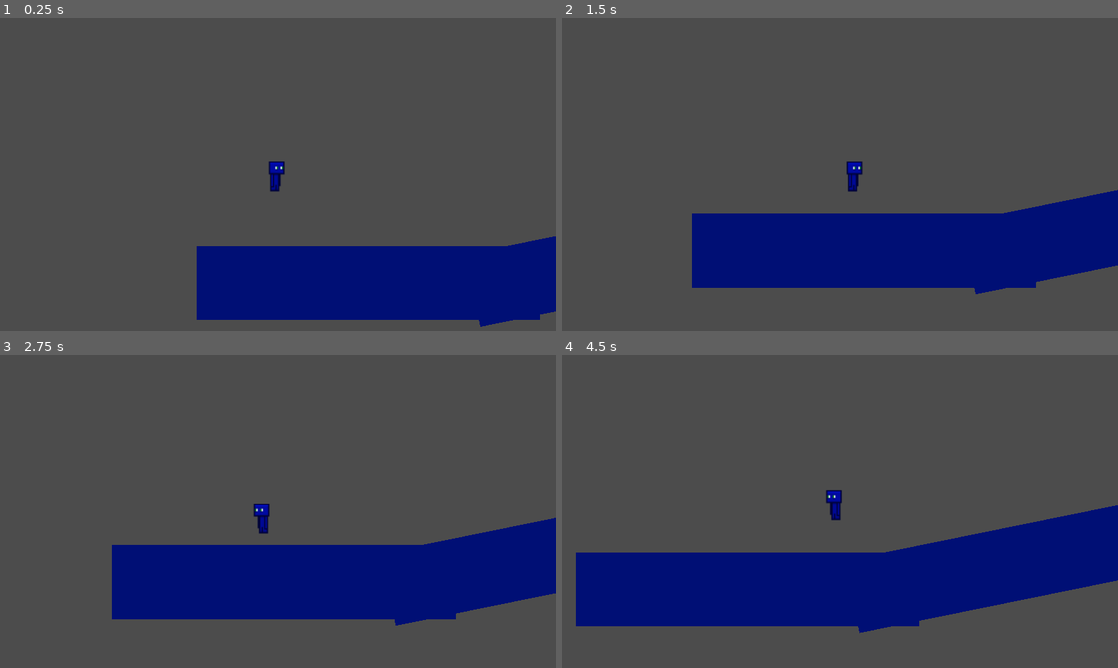
Above: before the commit, frames 1-4 (two rows, left to right).
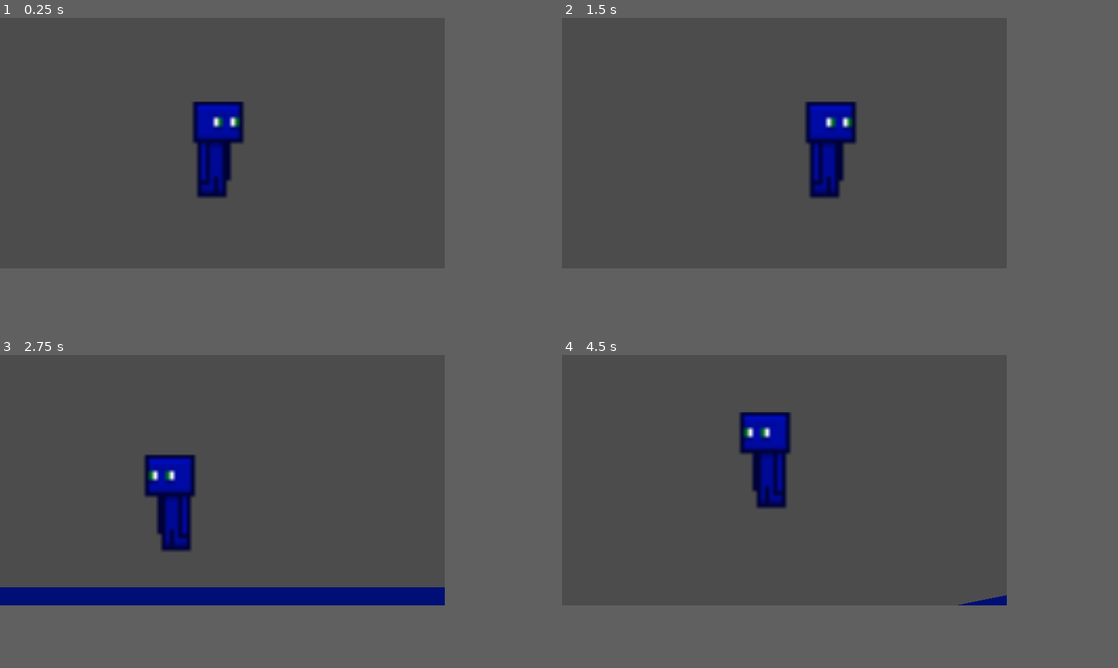
Above: after the commit, the same moments.

Repository: YaManTarzan/Roguelike
Game: Godot game, scene res://scenes/test/PlayerTest.tscn
Two runs of this game, one before a commit and one after it. Both use one fixed random seed, a clock stepped at 60 frames per second and the inputs below.
Inputs (mouse positions are in pixels of both pictures, inside the frame that each line leads up to):
- Up to frame 1 (0.25 s): no input
- Up to frame 2 (1.5 s): move the mouse to (962, 158) at 0.52 s; hold W (up) 0.53-1.28 s; hold D (right) from 0.53 s (still down); move the mouse to (728, 190) at 1.27 s; tap W (up) at 1.35 s
- Up to frame 3 (2.75 s): tap W (up) at 1.52, 1.82 s; move the mouse to (333, 442) at 2.02 s; release D (right) at 2.03 s; hold A (left) from 2.03 s (still down); hold W (up) from 2.03 s (still down)
- Up to frame 4 (4.5 s): move the mouse to (812, 574) at 2.77 s; release A (left) at 2.78 s; release W (up) at 2.78 s; hold D (right) 2.78-4.28 s; tap W (up) at 2.85, 3.02, 3.32, 4.35 s; move the mouse to (1006, 558) at 3.52 s; hold W (up) 3.53-4.28 s; move the mouse to (673, 464) at 4.27 s; hold A (left) from 4.28 s (still down)
In our replay, the window is 800x450 before the commit and 640x360 after it. These sizes can differ from the game's own. Grey fills any space a smaller window leaves; there, only what the larger window draws over its background counts as a difference.

The runs differ from the first frame. In frame 1, 18% of the frame differs, in the area x 34-100%, y 26-99%; in frame 2, 21%; in frame 3, 19%; in frame 4, 26%, in the area x 2-100%, y 18-89%.

Commit message:
Added MainMenu assets and logic

Diff:
--- /dev/null
+++ b/Intro.gd
@@ -0,0 +1,11 @@
+extends Node2D
+
+
+func _ready():
+
+	yield(get_tree().create_timer(3), "timeout")
+	$AnimationPlayer.play("FadeIn")
+	yield(get_tree().create_timer(6), "timeout")
+	$AnimationPlayer.play("FadeOut")
+	yield(get_tree().create_timer(6), "timeout")
+	get_tree().change_scene("res://scenes/MainMenu.tscn")
--- /dev/null
+++ b/assets/ui/MainMenu.tscn
@@ -0,0 +1,81 @@
+[gd_scene load_steps=8 format=2]
+
+[ext_resource path="res://src/game/ui/Barbados.otf" type="DynamicFontData" id=1]
+
+[sub_resource type="DynamicFont" id=1]
+size = 8
+outline_size = 1
+outline_color = Color( 0, 0, 0, 1 )
+font_data = ExtResource( 1 )
+
+[sub_resource type="StyleBoxEmpty" id=3]
+
+[sub_resource type="StyleBoxEmpty" id=4]
+
+[sub_resource type="StyleBoxEmpty" id=6]
+
+[sub_resource type="StyleBoxEmpty" id=5]
+
+[sub_resource type="StyleBoxEmpty" id=2]
+
+[node name="Control" type="Control"]
+anchor_right = 1.0
+anchor_bottom = 1.0
+
+[node name="VBoxContainer" type="VBoxContainer" parent="."]
+margin_left = 13.0
+margin_top = 164.0
+margin_right = 215.0
+margin_bottom = 230.0
+custom_constants/separation = 10
+
+[node name="Play" type="Button" parent="VBoxContainer"]
+margin_right = 202.0
+margin_bottom = 9.0
+custom_fonts/font = SubResource( 1 )
+custom_styles/hover = SubResource( 3 )
+custom_styles/pressed = SubResource( 4 )
+custom_styles/focus = SubResource( 6 )
+custom_styles/disabled = SubResource( 5 )
+custom_styles/normal = SubResource( 2 )
+text = "PLAY"
+align = 0
+
+[node name="Options" type="Button" parent="VBoxContainer"]
+margin_top = 19.0
+margin_right = 202.0
+margin_bottom = 28.0
+custom_fonts/font = SubResource( 1 )
+custom_styles/hover = SubResource( 3 )
+custom_styles/pressed = SubResource( 4 )
+custom_styles/focus = SubResource( 6 )
+custom_styles/disabled = SubResource( 5 )
+custom_styles/normal = SubResource( 2 )
+text = "OPTIONS"
+align = 0
+
+[node name="PatchNotes" type="Button" parent="VBoxContainer"]
+margin_top = 38.0
+margin_right = 202.0
+margin_bottom = 47.0
+custom_fonts/font = SubResource( 1 )
+custom_styles/hover = SubResource( 3 )
+custom_styles/pressed = SubResource( 4 )
+custom_styles/focus = SubResource( 6 )
+custom_styles/disabled = SubResource( 5 )
+custom_styles/normal = SubResource( 2 )
+text = "PATCH NOTES"
+align = 0
+
+[node name="QuitGame" type="Button" parent="VBoxContainer"]
+margin_top = 57.0
+margin_right = 202.0
+margin_bottom = 66.0
+custom_fonts/font = SubResource( 1 )
+custom_styles/hover = SubResource( 3 )
+custom_styles/pressed = SubResource( 4 )
+custom_styles/focus = SubResource( 6 )
+custom_styles/disabled = SubResource( 5 )
+custom_styles/normal = SubResource( 2 )
+text = "QUIT GAME"
+align = 0
--- a/project.godot
+++ b/project.godot
@@ -17,13 +17,15 @@
 [autoload]
 
 Inventory="*res://scenes/Inventory.tscn"
+music="*res://scenes/Music.tscn"
 
 [display]
 
-window/size/width=1280
-window/size/height=720
+window/size/width=320
+window/size/height=180
+window/size/test_width=1280
+window/size/test_height=720
 window/stretch/mode="2d"
-window/stretch/aspect="keep"
 
 [gui]
 
--- /dev/null
+++ b/scenes/Intro.tscn
@@ -0,0 +1,110 @@
+[gd_scene load_steps=10 format=2]
+
+[ext_resource path="res://Intro.gd" type="Script" id=1]
+[ext_resource path="res://assets/Fonts/Roboto-Medium.ttf" type="DynamicFontData" id=2]
+[ext_resource path="res://assets/Fonts/QuartzoBold-W9lv.ttf" type="DynamicFontData" id=3]
+
+[sub_resource type="Animation" id=3]
+resource_name = "FadeIn"
+tracks/0/type = "value"
+tracks/0/path = NodePath("ColorRect2:color")
+tracks/0/interp = 1
+tracks/0/loop_wrap = true
+tracks/0/imported = false
+tracks/0/enabled = true
+tracks/0/keys = {
+"times": PoolRealArray( 0, 1 ),
+"transitions": PoolRealArray( 1, 1 ),
+"update": 0,
+"values": [ Color( 0, 0, 0, 1 ), Color( 0, 0, 0, 0 ) ]
+}
+
+[sub_resource type="Animation" id=5]
+resource_name = "FadeOut"
+tracks/0/type = "value"
+tracks/0/path = NodePath("ColorRect2:color")
+tracks/0/interp = 1
+tracks/0/loop_wrap = true
+tracks/0/imported = false
+tracks/0/enabled = true
+tracks/0/keys = {
+"times": PoolRealArray( 0, 1 ),
+"transitions": PoolRealArray( 1, 1 ),
+"update": 0,
+"values": [ Color( 0, 0, 0, 0 ), Color( 0, 0, 0, 1 ) ]
+}
+
+[sub_resource type="Animation" id=4]
+length = 0.001
+tracks/0/type = "value"
+tracks/0/path = NodePath("ColorRect2:color")
+tracks/0/interp = 1
+tracks/0/loop_wrap = true
+tracks/0/imported = false
+tracks/0/enabled = true
+tracks/0/keys = {
+"times": PoolRealArray( 0 ),
+"transitions": PoolRealArray( 1 ),
+"update": 0,
+"values": [ Color( 0, 0, 0, 1 ) ]
+}
+
+[sub_resource type="DynamicFont" id=1]
+size = 8
+font_data = ExtResource( 2 )
+
+[sub_resource type="DynamicFont" id=2]
+size = 32
+font_data = ExtResource( 3 )
+
+[sub_resource type="Environment" id=6]
+background_mode = 4
+glow_enabled = true
+glow_intensity = 0.38
+glow_strength = 0.92
+glow_blend_mode = 1
+
+[node name="Intro" type="Node2D"]
+script = ExtResource( 1 )
+
+[node name="ColorRect" type="ColorRect" parent="."]
+margin_left = -32.0
+margin_top = -64.0
+margin_right = 8.0
+margin_bottom = -24.0
+rect_scale = Vector2( 9.65239, 7.12637 )
+color = Color( 0.0470588, 0.0156863, 0.0588235, 1 )
+
+[node name="AnimationPlayer" type="AnimationPlayer" parent="."]
+anims/FadeIn = SubResource( 3 )
+anims/FadeOut = SubResource( 5 )
+anims/RESET = SubResource( 4 )
+
+[node name="AGAMRBY" type="Label" parent="."]
+modulate = Color( 1.2, 1.2, 1.2, 1 )
+margin_left = 136.0
+margin_top = 64.0
+margin_right = 176.0
+margin_bottom = 74.0
+custom_fonts/font = SubResource( 1 )
+text = "A GAME BY"
+
+[node name="Label" type="Label" parent="."]
+modulate = Color( 1.2, 1.2, 1.2, 1 )
+margin_left = 80.0
+margin_top = 80.0
+margin_right = 225.0
+margin_bottom = 112.0
+custom_fonts/font = SubResource( 2 )
+text = "TEAM-SIX"
+
+[node name="ColorRect2" type="ColorRect" parent="."]
+margin_left = -8.0
+margin_top = -8.0
+margin_right = 32.0
+margin_bottom = 32.0
+rect_scale = Vector2( 8.36205, 5.07189 )
+color = Color( 0, 0, 0, 1 )
+
+[node name="WorldEnvironment" type="WorldEnvironment" parent="."]
+environment = SubResource( 6 )
--- /dev/null
+++ b/scenes/ItemRarityParticle.tscn
@@ -0,0 +1,51 @@
+[gd_scene load_steps=10 format=2]
+
+[ext_resource path="res://src/game/textures/random_selection.png" type="Texture" id=1]
+
+[sub_resource type="CanvasItemMaterial" id=1]
+blend_mode = 1
+particles_animation = true
+particles_anim_h_frames = 3
+particles_anim_v_frames = 1
+particles_anim_loop = true
+
+[sub_resource type="Curve" id=2]
+min_value = 0.99
+
+[sub_resource type="CurveTexture" id=3]
+curve = SubResource( 2 )
+
+[sub_resource type="Gradient" id=4]
+offsets = PoolRealArray( 0, 0.47619, 1 )
+colors = PoolColorArray( 0, 0, 0, 1, 1, 1, 1, 1, 0, 0, 0, 1 )
+
+[sub_resource type="GradientTexture" id=5]
+gradient = SubResource( 4 )
+
+[sub_resource type="Curve" id=6]
+_data = [ Vector2( 0, 0.51227 ), 0.0, 1.80738, 0, 0, Vector2( 1, 1 ), 0.0, 0.0, 0, 0 ]
+
+[sub_resource type="CurveTexture" id=7]
+curve = SubResource( 6 )
+
+[sub_resource type="ParticlesMaterial" id=8]
+flag_disable_z = true
+gravity = Vector3( 0, 0, 0 )
+orbit_velocity = 0.0
+orbit_velocity_random = 0.0
+angle = 360.0
+angle_random = 1.0
+scale_random = 0.3
+scale_curve = SubResource( 7 )
+color = Color( 0.12549, 0.494118, 0.67451, 1 )
+color_ramp = SubResource( 5 )
+hue_variation = 0.02
+hue_variation_random = 1.0
+anim_offset = 1.0
+anim_offset_random = 1.0
+anim_offset_curve = SubResource( 3 )
+
+[node name="ItemRarityParticle" type="Particles2D"]
+material = SubResource( 1 )
+process_material = SubResource( 8 )
+texture = ExtResource( 1 )
--- /dev/null
+++ b/scenes/MainMenu.tscn
@@ -0,0 +1,175 @@
+[gd_scene load_steps=17 format=2]
+
+[ext_resource path="res://assets/Fonts/Beholden-Bold.ttf" type="DynamicFontData" id=1]
+[ext_resource path="res://scripts/Play.gd" type="Script" id=2]
+[ext_resource path="res://assets/Fonts/Background.png" type="Texture" id=3]
+[ext_resource path="res://scripts/MainMenuFade.gd" type="Script" id=4]
+[ext_resource path="res://scripts/Options.gd" type="Script" id=5]
+[ext_resource path="res://scripts/PatchNotes.gd" type="Script" id=6]
+[ext_resource path="res://scripts/QuitGame.gd" type="Script" id=7]
+
+[sub_resource type="DynamicFont" id=1]
+size = 8
+outline_color = Color( 0.517647, 0.509804, 0.529412, 1 )
+font_data = ExtResource( 1 )
+
+[sub_resource type="StyleBoxEmpty" id=9]
+
+[sub_resource type="StyleBoxEmpty" id=3]
+
+[sub_resource type="StyleBoxEmpty" id=4]
+
+[sub_resource type="StyleBoxEmpty" id=5]
+
+[sub_resource type="StyleBoxEmpty" id=6]
+
+[sub_resource type="StyleBoxEmpty" id=2]
+
+[sub_resource type="Animation" id=7]
+resource_name = "FadeOut"
+tracks/0/type = "value"
+tracks/0/path = NodePath("ColorRect:color")
+tracks/0/interp = 1
+tracks/0/loop_wrap = true
+tracks/0/imported = false
+tracks/0/enabled = true
+tracks/0/keys = {
+"times": PoolRealArray( 0, 1 ),
+"transitions": PoolRealArray( 1, 1 ),
+"update": 0,
+"values": [ Color( 0, 0, 0, 1 ), Color( 0, 0, 0, 0 ) ]
+}
+
+[sub_resource type="Animation" id=8]
+length = 0.001
+tracks/0/type = "value"
+tracks/0/path = NodePath("ColorRect:color")
+tracks/0/interp = 1
+tracks/0/loop_wrap = true
+tracks/0/imported = false
+tracks/0/enabled = true
+tracks/0/keys = {
+"times": PoolRealArray( 0 ),
+"transitions": PoolRealArray( 1 ),
+"update": 0,
+"values": [ Color( 0, 0, 0, 1 ) ]
+}
+
+[node name="Main" type="Control"]
+anchor_right = 1.0
+anchor_bottom = 1.0
+script = ExtResource( 4 )
+
+[node name="TextureRect" type="TextureRect" parent="."]
+margin_right = 1280.0
+margin_bottom = 720.0
+rect_scale = Vector2( 0.25, 0.25 )
+texture = ExtResource( 3 )
+
+[node name="VBoxContainer" type="VBoxContainer" parent="."]
+margin_left = 9.0
+margin_top = 72.0
+margin_right = 25.0
+margin_bottom = 81.0
+
+[node name="Play" type="Button" parent="VBoxContainer"]
+margin_right = 16.0
+margin_bottom = 9.0
+custom_fonts/font = SubResource( 1 )
+custom_styles/hover = SubResource( 9 )
+custom_styles/pressed = SubResource( 3 )
+custom_styles/focus = SubResource( 4 )
+custom_styles/disabled = SubResource( 5 )
+custom_styles/normal = SubResource( 6 )
+text = "Play"
+align = 0
+script = ExtResource( 2 )
+mouse_entered = Color( 0.054902, 0.427451, 0.690196, 1 )
+mouse_exited = Color( 1, 1, 1, 1 )
+
+[node name="VBoxContainer2" type="VBoxContainer" parent="."]
+margin_left = 9.0
+margin_top = 84.0
+margin_right = 37.0
+margin_bottom = 93.0
+
+[node name="Options" type="Button" parent="VBoxContainer2"]
+margin_right = 28.0
+margin_bottom = 9.0
+custom_fonts/font = SubResource( 1 )
+custom_styles/hover = SubResource( 2 )
+custom_styles/pressed = SubResource( 3 )
+custom_styles/focus = SubResource( 4 )
+custom_styles/disabled = SubResource( 5 )
+custom_styles/normal = SubResource( 6 )
+text = "Options"
+align = 0
+script = ExtResource( 5 )
+mouse_entered = Color( 0.054902, 0.427451, 0.690196, 1 )
+mouse_exited = Color( 1, 1, 1, 1 )
+
+[node name="VBoxContainer3" type="VBoxContainer" parent="."]
+margin_left = 9.0
+margin_top = 97.0
+margin_right = 52.0
+margin_bottom = 106.0
+
+[node name="PatchNotes" type="Button" parent="VBoxContainer3"]
+margin_right = 43.0
+margin_bottom = 9.0
+custom_fonts/font = SubResource( 1 )
+custom_styles/hover = SubResource( 2 )
+custom_styles/pressed = SubResource( 3 )
+custom_styles/focus = SubResource( 4 )
+custom_styles/disabled = SubResource( 5 )
+custom_styles/normal = SubResource( 6 )
+text = "Patch Notes"
+align = 0
+script = ExtResource( 6 )
+mouse_entered = Color( 0.054902, 0.427451, 0.690196, 1 )
+mouse_exited = Color( 1, 1, 1, 1 )
+
+[node name="VBoxContainer4" type="VBoxContainer" parent="."]
+margin_left = 9.0
+margin_top = 109.0
+margin_right = 44.0
+margin_bottom = 118.0
+
+[node name="QuitGame" type="Button" parent="VBoxContainer4"]
+margin_right = 35.0
+margin_bottom = 9.0
+custom_fonts/font = SubResource( 1 )
+custom_styles/hover = SubResource( 2 )
+custom_styles/pressed = SubResource( 3 )
+custom_styles/focus = SubResource( 4 )
+custom_styles/disabled = SubResource( 5 )
+custom_styles/normal = SubResource( 6 )
+text = "Quit Game"
+align = 0
+script = ExtResource( 7 )
+mouse_entered = Color( 0.054902, 0.427451, 0.690196, 1 )
+mouse_exited = Color( 1, 1, 1, 1 )
+
+[node name="ColorRect" type="ColorRect" parent="."]
+margin_left = -12.0
+margin_top = -7.0
+margin_right = 328.0
+margin_bottom = 192.0
+color = Color( 0, 0, 0, 1 )
+
+[node name="AnimationPlayer" type="AnimationPlayer" parent="."]
+anims/FadeOut = SubResource( 7 )
+anims/RESET = SubResource( 8 )
+
+[connection signal="mouse_entered" from="VBoxContainer/Play" to="VBoxContainer/Play" method="_on_Play_mouse_entered"]
+[connection signal="mouse_exited" from="VBoxContainer/Play" to="VBoxContainer/Play" method="_on_Play_mouse_exited"]
+[connection signal="pressed" from="VBoxContainer/Play" to="VBoxContainer/Play" method="_on_Play_pressed"]
+[connection signal="mouse_entered" from="VBoxContainer2/Options" to="VBoxContainer2/Options" method="_on_Options_mouse_entered"]
+[connection signal="mouse_exited" from="VBoxContainer2/Options" to="VBoxContainer2/Options" method="_on_Options_mouse_exited"]
+[connection signal="pressed" from="VBoxContainer2/Options" to="VBoxContainer2/Options" method="_on_Options_pressed"]
+[connection signal="mouse_entered" from="VBoxContainer3/PatchNotes" to="VBoxContainer3/PatchNotes" method="_on_PatchNotes_mouse_entered"]
+[connection signal="mouse_exited" from="VBoxContainer3/PatchNotes" to="VBoxContainer3/PatchNotes" method="_on_PatchNotes_mouse_exited"]
+[connection signal="pressed" from="VBoxContainer3/PatchNotes" to="VBoxContainer3/PatchNotes" method="_on_PatchNotes_pressed"]
+[connection signal="mouse_entered" from="VBoxContainer4/QuitGame" to="VBoxContainer4/QuitGame" method="_on_QuitGame_mouse_entered"]
+[connection signal="mouse_exited" from="VBoxContainer4/QuitGame" to="VBoxContainer4/QuitGame" method="_on_QuitGame_mouse_exited"]
+[connection signal="pressed" from="VBoxContainer4/QuitGame" to="VBoxContainer4/QuitGame" method="_on_QuitGame_pressed"]
--- /dev/null
+++ b/scenes/Music.tscn
@@ -0,0 +1,10 @@
+[gd_scene load_steps=3 format=2]
+
+[ext_resource path="res://assets/music.mp3" type="AudioStream" id=1]
+[ext_resource path="res://scripts/MusicController.gd" type="Script" id=2]
+
+[node name="Music" type="Node"]
+script = ExtResource( 2 )
+
+[node name="Music" type="AudioStreamPlayer2D" parent="."]
+stream = ExtResource( 1 )
--- /dev/null
+++ b/scenes/Options.tscn
@@ -0,0 +1,5 @@
+[gd_scene format=2]
+
+[node name="Options" type="Control"]
+anchor_right = 1.0
+anchor_bottom = 1.0
--- /dev/null
+++ b/scenes/OptionsScene.tscn
@@ -0,0 +1,32 @@
+[gd_scene load_steps=4 format=2]
+
+[ext_resource path="res://assets/Fonts/Beholden-Bold.ttf" type="DynamicFontData" id=1]
+[ext_resource path="res://assets/Background.png" type="Texture" id=2]
+
+[sub_resource type="DynamicFont" id=1]
+font_data = ExtResource( 1 )
+
+[node name="OptionsScene" type="Control"]
+anchor_right = 1.0
+anchor_bottom = 1.0
+
+[node name="TextureRect" type="TextureRect" parent="."]
+margin_right = 40.0
+margin_bottom = 40.0
+rect_scale = Vector2( 0.25, 0.25 )
+texture = ExtResource( 2 )
+
+[node name="ColorRect" type="ColorRect" parent="."]
+modulate = Color( 1, 1, 1, 0.745098 )
+margin_left = -8.0
+margin_top = -7.0
+margin_right = 328.0
+margin_bottom = 190.0
+color = Color( 0, 0, 0, 1 )
+
+[node name="Label" type="Label" parent="."]
+margin_left = 132.0
+margin_right = 188.0
+margin_bottom = 17.0
+custom_fonts/font = SubResource( 1 )
+text = "Options"
--- /dev/null
+++ b/scenes/PlaySelection.tscn
@@ -0,0 +1,115 @@
+[gd_scene load_steps=14 format=2]
+
+[ext_resource path="res://assets/Fonts/Beholden-Bold.ttf" type="DynamicFontData" id=1]
+[ext_resource path="res://assets/Fonts/Background.png" type="Texture" id=2]
+[ext_resource path="res://scripts/Back.gd" type="Script" id=3]
+[ext_resource path="res://scripts/PlaySelection.gd" type="Script" id=4]
+[ext_resource path="res://scripts/Custom Mode.gd" type="Script" id=6]
+[ext_resource path="res://scripts/NewGame.gd" type="Script" id=7]
+[ext_resource path="res://scripts/Achievements.gd" type="Script" id=8]
+
+[sub_resource type="DynamicFont" id=1]
+size = 8
+font_data = ExtResource( 1 )
+
+[sub_resource type="StyleBoxEmpty" id=2]
+
+[sub_resource type="StyleBoxEmpty" id=3]
+
+[sub_resource type="StyleBoxEmpty" id=4]
+
+[sub_resource type="StyleBoxEmpty" id=5]
+
+[sub_resource type="StyleBoxEmpty" id=6]
+
+[node name="Control" type="Control"]
+anchor_right = 1.0
+anchor_bottom = 1.0
+rect_pivot_offset = Vector2( 43, 22 )
+script = ExtResource( 4 )
+
+[node name="TextureRect" type="TextureRect" parent="."]
+margin_right = 1280.0
+margin_bottom = 720.0
+rect_scale = Vector2( 0.25, 0.25 )
+texture = ExtResource( 2 )
+
+[node name="Back" type="Button" parent="."]
+margin_left = 6.0
+margin_top = 168.0
+margin_right = 23.0
+margin_bottom = 177.0
+custom_fonts/font = SubResource( 1 )
+custom_styles/hover = SubResource( 2 )
+custom_styles/pressed = SubResource( 3 )
+custom_styles/focus = SubResource( 4 )
+custom_styles/disabled = SubResource( 5 )
+custom_styles/normal = SubResource( 6 )
+text = "Back"
+align = 0
+script = ExtResource( 3 )
+mouse_entered = Color( 0.054902, 0.427451, 0.690196, 1 )
+mouse_exited = Color( 1, 1, 1, 1 )
+
+[node name="VBoxContainer" type="VBoxContainer" parent="."]
+margin_left = 8.0
+margin_top = 72.0
+margin_right = 58.0
+margin_bottom = 112.0
+
+[node name="NewGame" type="Button" parent="VBoxContainer"]
+margin_right = 50.0
+margin_bottom = 9.0
+custom_fonts/font = SubResource( 1 )
+custom_styles/hover = SubResource( 2 )
+custom_styles/pressed = SubResource( 3 )
+custom_styles/focus = SubResource( 4 )
+custom_styles/disabled = SubResource( 5 )
+custom_styles/normal = SubResource( 6 )
+text = "New Game"
+align = 0
+script = ExtResource( 7 )
+mouse_entered = Color( 0.054902, 0.427451, 0.690196, 1 )
+mouse_exited = Color( 1, 1, 1, 1 )
+
+[node name="Achievements" type="Button" parent="VBoxContainer"]
+margin_top = 13.0
+margin_right = 50.0
+margin_bottom = 22.0
+custom_fonts/font = SubResource( 1 )
+custom_styles/hover = SubResource( 2 )
+custom_styles/pressed = SubResource( 3 )
+custom_styles/focus = SubResource( 4 )
+custom_styles/disabled = SubResource( 5 )
+custom_styles/normal = SubResource( 6 )
+text = "Achievements"
+align = 0
+script = ExtResource( 8 )
+mouse_entered = Color( 0.054902, 0.427451, 0.690196, 1 )
+mouse_exited = Color( 1, 1, 1, 1 )
+
+[node name="CustomMode" type="Button" parent="VBoxContainer"]
+margin_top = 26.0
+margin_right = 50.0
+margin_bottom = 35.0
+custom_fonts/font = SubResource( 1 )
+custom_styles/hover = SubResource( 2 )
+custom_styles/pressed = SubResource( 3 )
+custom_styles/focus = SubResource( 4 )
+custom_styles/disabled = SubResource( 5 )
+custom_styles/normal = SubResource( 6 )
+text = "Custom Mode"
+align = 0
+script = ExtResource( 6 )
+mouse_entered = Color( 0.054902, 0.427451, 0.690196, 1 )
+mouse_exited = Color( 1, 1, 1, 1 )
+
+[connection signal="mouse_entered" from="Back" to="Back" method="_on_Back_mouse_entered"]
+[connection signal="mouse_exited" from="Back" to="Back" method="_on_Back_mouse_exited"]
+[connection signal="pressed" from="Back" to="Back" method="_on_Back_pressed"]
+[connection signal="mouse_entered" from="VBoxContainer/NewGame" to="VBoxContainer/NewGame" method="_on_NewGame_mouse_entered"]
+[connection signal="mouse_exited" from="VBoxContainer/NewGame" to="VBoxContainer/NewGame" method="_on_NewGame_mouse_exited"]
+[connection signal="mouse_entered" from="VBoxContainer/Achievements" to="VBoxContainer/Achievements" method="_on_Achievements_mouse_entered"]
+[connection signal="mouse_exited" from="VBoxContainer/Achievements" to="VBoxContainer/Achievements" method="_on_Achievements_mouse_exited"]
+[connection signal="mouse_entered" from="VBoxContainer/CustomMode" to="VBoxContainer/CustomMode" method="_on_CustomMode_mouse_entered"]
+[connection signal="mouse_exited" from="VBoxContainer/CustomMode" to="VBoxContainer/CustomMode" method="_on_CustomMode_mouse_exited"]
--- /dev/null
+++ b/scripts/Achievements.gd
@@ -0,0 +1,11 @@
+extends Button
+
+export(Color,RGB) var mouse_entered
+export(Color,RGB) var mouse_exited
+
+func _on_Achievements_mouse_entered():
+	set_modulate(mouse_entered)
+
+
+func _on_Achievements_mouse_exited():
+	set_modulate(mouse_exited)
--- /dev/null
+++ b/scripts/Back.gd
@@ -0,0 +1,14 @@
+extends Button
+
+export(Color,RGB) var mouse_entered
+export(Color,RGB) var mouse_exited
+
+func _on_Back_mouse_entered():
+	set_modulate(mouse_entered)
+
+
+func _on_Back_mouse_exited():
+	set_modulate(mouse_exited)
+
+func _on_Back_pressed():
+	.get_tree().change_scene("res://scenes/MainMenu.tscn")
--- /dev/null
+++ b/scripts/Custom Mode.gd
@@ -0,0 +1,11 @@
+extends Button
+
+export(Color,RGB) var mouse_entered
+export(Color,RGB) var mouse_exited
+
+func _on_CustomMode_mouse_entered():
+	set_modulate(mouse_entered)
+
+
+func _on_CustomMode_mouse_exited():
+	set_modulate(mouse_exited)
--- /dev/null
+++ b/scripts/MainMenuFade.gd
@@ -0,0 +1,9 @@
+extends Control
+
+func _ready():
+
+	yield(get_tree().create_timer(1), "timeout")
+	$AnimationPlayer.play("FadeOut")
+	yield(get_tree().create_timer(1), "timeout")
+	get_node("ColorRect").queue_free()
+	music.play_music()
--- /dev/null
+++ b/scripts/MusicController.gd
@@ -0,0 +1,11 @@
+extends Node
+
+var music = load("res://assets/music.mp3")
+
+func _ready():
+	pass
+
+func play_music():
+
+	$Music.stream = music
+	$Music.play(true)
--- /dev/null
+++ b/scripts/NewGame.gd
@@ -0,0 +1,11 @@
+extends Button
+
+export(Color,RGB) var mouse_entered
+export(Color,RGB) var mouse_exited
+
+func _on_NewGame_mouse_entered():
+	set_modulate(mouse_entered)
+
+
+func _on_NewGame_mouse_exited():
+	set_modulate(mouse_exited)
--- /dev/null
+++ b/scripts/Options.gd
@@ -0,0 +1,15 @@
+extends Button
+
+export(Color,RGB) var mouse_entered
+export(Color,RGB) var mouse_exited
+
+func _on_Options_mouse_entered():
+	set_modulate(mouse_entered)
+
+
+func _on_Options_mouse_exited():
+	set_modulate(mouse_exited)
+
+
+func _on_Options_pressed():
+	.get_tree().change_scene("res://scenes/Options.tscn")
--- /dev/null
+++ b/scripts/PatchNotes.gd
@@ -0,0 +1,15 @@
+extends Button
+
+export(Color,RGB) var mouse_entered
+export(Color,RGB) var mouse_exited
+
+func _on_PatchNotes_mouse_entered():
+	set_modulate(mouse_entered)
+
+
+func _on_PatchNotes_mouse_exited():
+	set_modulate(mouse_exited)
+
+
+func _on_PatchNotes_pressed():
+	pass # Replace with function body.
--- /dev/null
+++ b/scripts/Play.gd
@@ -0,0 +1,14 @@
+extends Button
+
+export(Color,RGB) var mouse_entered
+export(Color,RGB) var mouse_exited
+
+func _on_Play_pressed():
+	.get_tree().change_scene("res://scenes/PlaySelection.tscn")
+
+func _on_Play_mouse_entered():
+	set_modulate(mouse_entered)
+
+
+func _on_Play_mouse_exited():
+	set_modulate(mouse_exited)
--- /dev/null
+++ b/scripts/PlaySelection.gd
@@ -0,0 +1,4 @@
+extends Control
+
+func _ready():
+	pass
--- /dev/null
+++ b/scripts/QuitGame.gd
@@ -0,0 +1,15 @@
+extends Button
+
+export(Color,RGB) var mouse_entered
+export(Color,RGB) var mouse_exited
+
+func _on_QuitGame_mouse_entered():
+	set_modulate(mouse_entered)
+
+
+func _on_QuitGame_mouse_exited():
+	set_modulate(mouse_exited)
+
+
+func _on_QuitGame_pressed():
+	pass # Replace with function body.
Binary file added: assets/Fonts/Background.png
Not shown, added: assets/Fonts/Background.png.import
Binary file added: assets/Fonts/Barbados.otf
Binary file added: assets/Fonts/Beholden-Bold-Italic.ttf
Binary file added: assets/Fonts/Beholden-Bold.ttf
Binary file added: assets/Fonts/Beholden-Italic.ttf
Binary file added: assets/Fonts/Beholden-Medium-Italic.ttf
Binary file added: assets/Fonts/Beholden-Medium.ttf
Binary file added: assets/Fonts/Beholden-Regular.ttf
Binary file added: assets/Fonts/Blazma-Italic.ttf
Binary file added: assets/Fonts/Blazma-Regular.ttf
Binary file added: assets/Fonts/QuartzoBold-W9lv.ttf
(and 5 more such lines)
